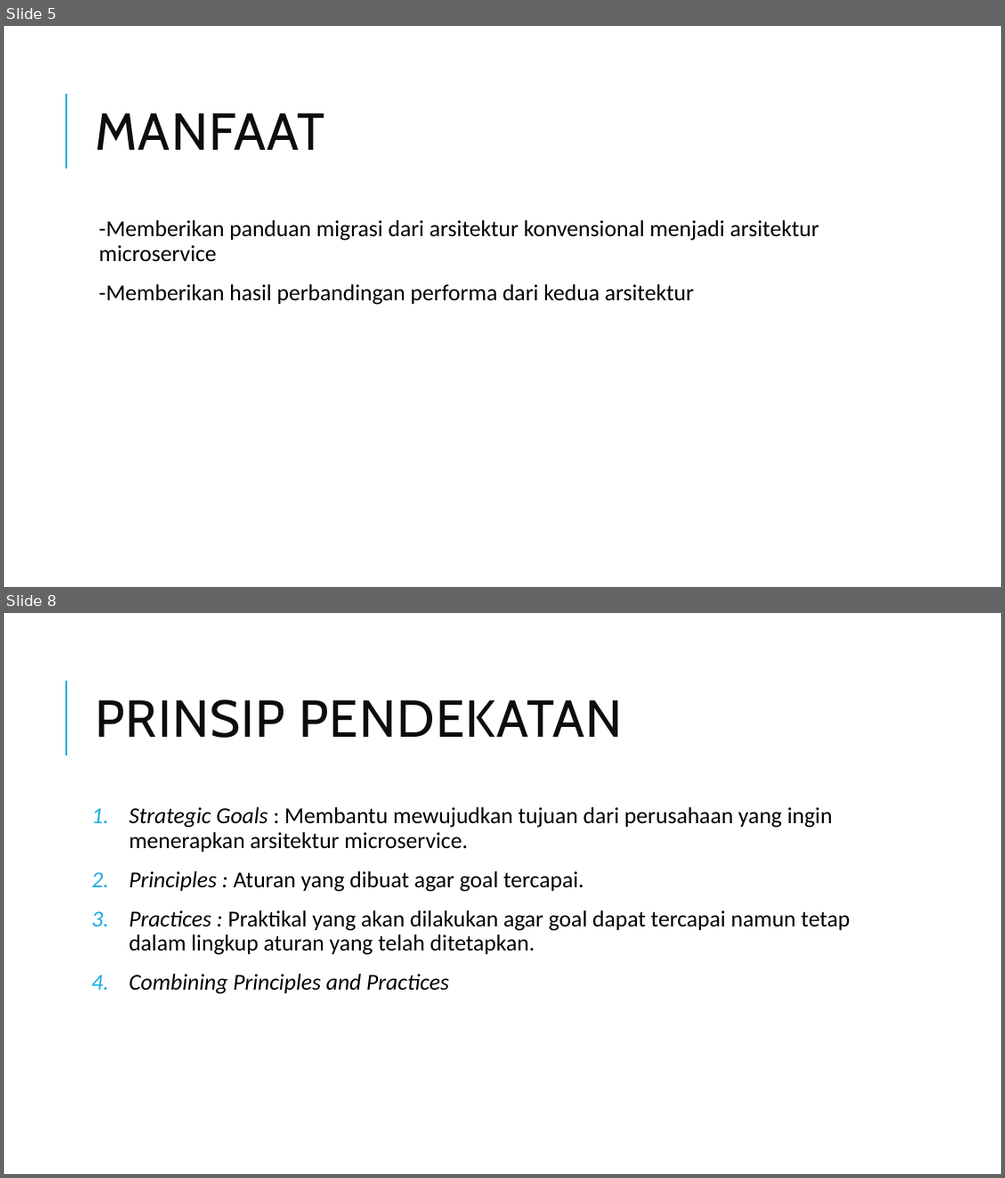
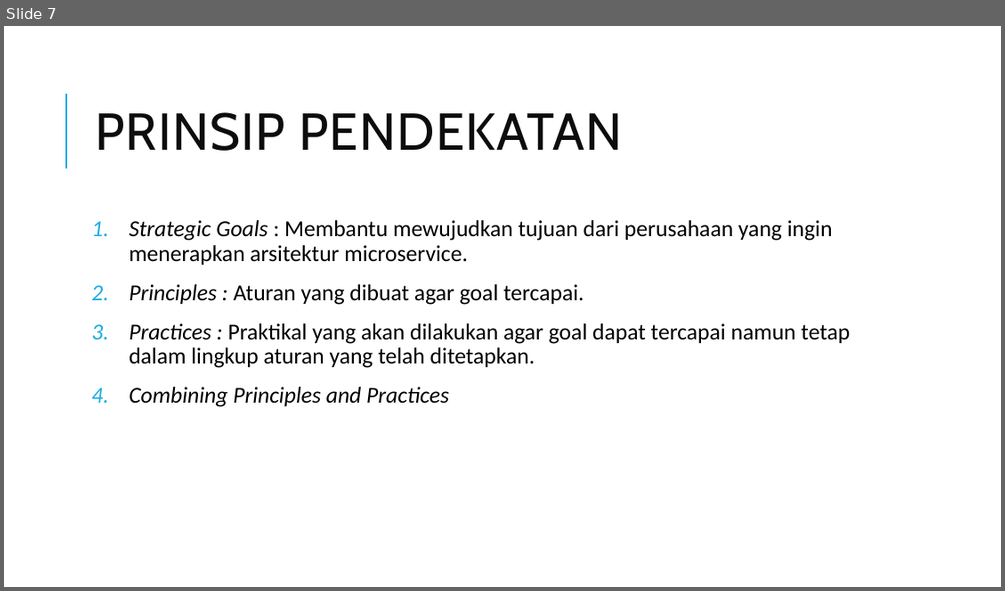
Before and after one commit to edriclaksaputra/tugasakhir, a slide deck: PPT.pptx. Shown one above the other, each under a label of ours: slides 5 and 8 before the commit, slide 7 after it; the slides between them are not shown. The pictures are 1005x1178 and 1005x591 pixels, drawn with LibreOffice and Linux fonts; fonts in the diff are those of the drawing. Boxes give left, top, right and bottom in pixels: in the first picture for what was removed or moved away, otherwise in the second. Text is boxed around its words. In the diff, an @@ line names an element or a change of style, - is before the commit and + after.

```diff
--- a/PPT.pptx
+++ b/PPT.pptx
@@ slide 5 removed at [4,26,1001,587], background #FFFFFF; not listed: 1 template element that a slide beside it also shows @@
@@ title removed at [95,113,324,150] @@
-MANFAAT
@@ text removed at [99,220,819,305] @@
-  -Memberikan panduan migrasi dari arsitektur konvensional menjadi arsitektur microservice
-  -Memberikan hasil perbandingan performa dari kedua arsitektur
@@ what was slide 8 is now slide 7 @@
```
Also in this commit, not shown: 9 slides changed, 1 slide added, 1 other slide removed, 6 other files.
